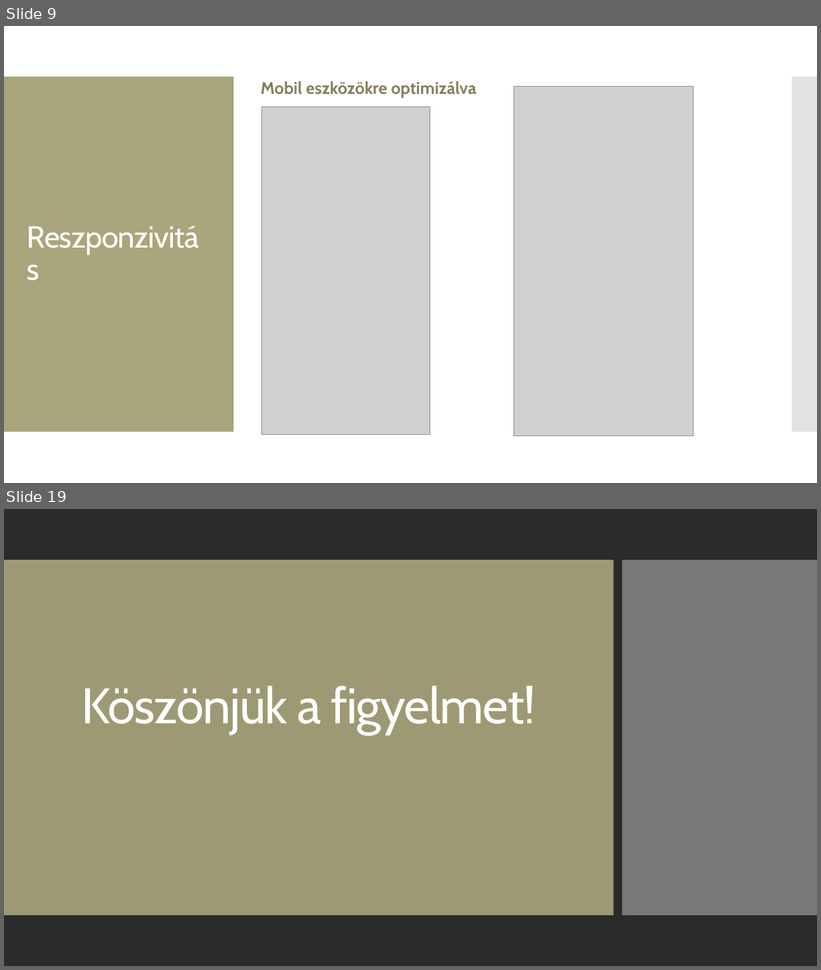
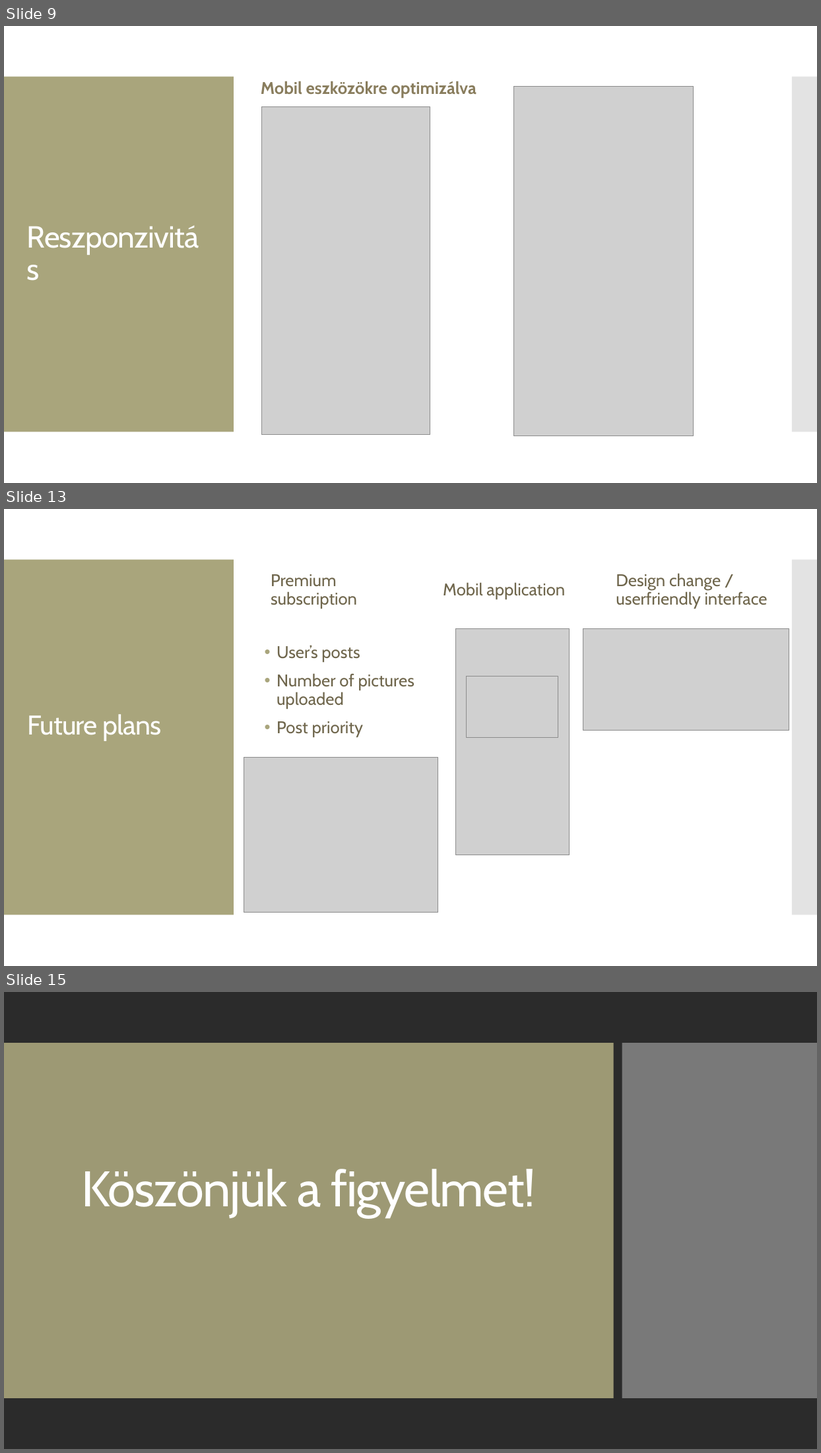
Before and after one commit to ramhap00/ramhapgergo, a slide deck: prezentáció.pptx. Shown one above the other, each under a label of ours: slides 9 and 19 before the commit, slides 9, 13 and 15 after it; the slides between them are not shown. The pictures are 821x970 and 821x1453 pixels, drawn with LibreOffice and Linux fonts; fonts in the diff are those of the drawing; grey boxes stand for pictures; background and template pictures are left out; a plain dark background stands for a picture behind light text. Boxes give left, top, right and bottom in pixels: in the first picture for what was removed or moved away, otherwise in the second. Text is boxed around its words. In the diff, an @@ line names an element or a change of style, - is before the commit and + after.

```diff
--- a/prezentáció.pptx
+++ b/prezentáció.pptx
@@ slide 13 added at [4, 509, 817, 966], background #FFFFFF; not listed: 2 template elements that a slide beside it also shows @@
@@ text added at [271, 574, 357, 609], 20 pt, text #6F664C @@
+Premium subscription
@@ text added at [443, 582, 565, 599], 20 pt, text #6F664C @@
+Mobil application
@@ text added at [616, 573, 768, 609], 20 pt, text #6F664C @@
+Design change / userfriendly interface
@@ text added at [277, 645, 415, 737], 20 pt, text #6F664C @@
+• User’s posts
+• Number of pictures uploaded
+• Post priority
@@ picture added at [456, 628, 570, 855] @@
@@ picture added at [583, 628, 789, 730] @@
@@ picture added at [467, 676, 558, 738] @@
@@ title added at [27, 714, 162, 741], 32 pt, text #FFFFFF @@
+Future plans
@@ picture added at [244, 758, 438, 913] @@
@@ what was slide 19 is now slide 15 @@
```
Also in this commit, not shown: 2 slides changed, 3 other slides added, 8 slides removed.
